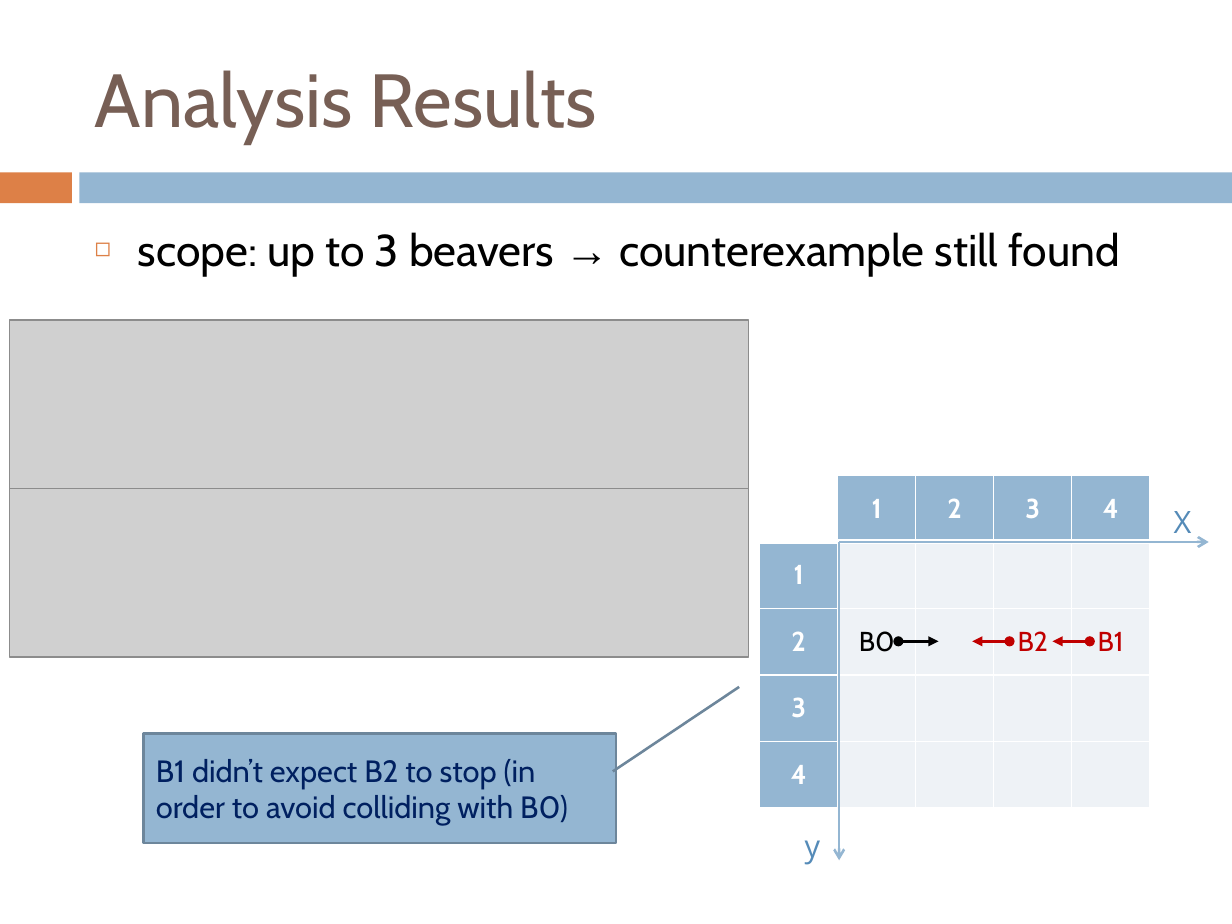
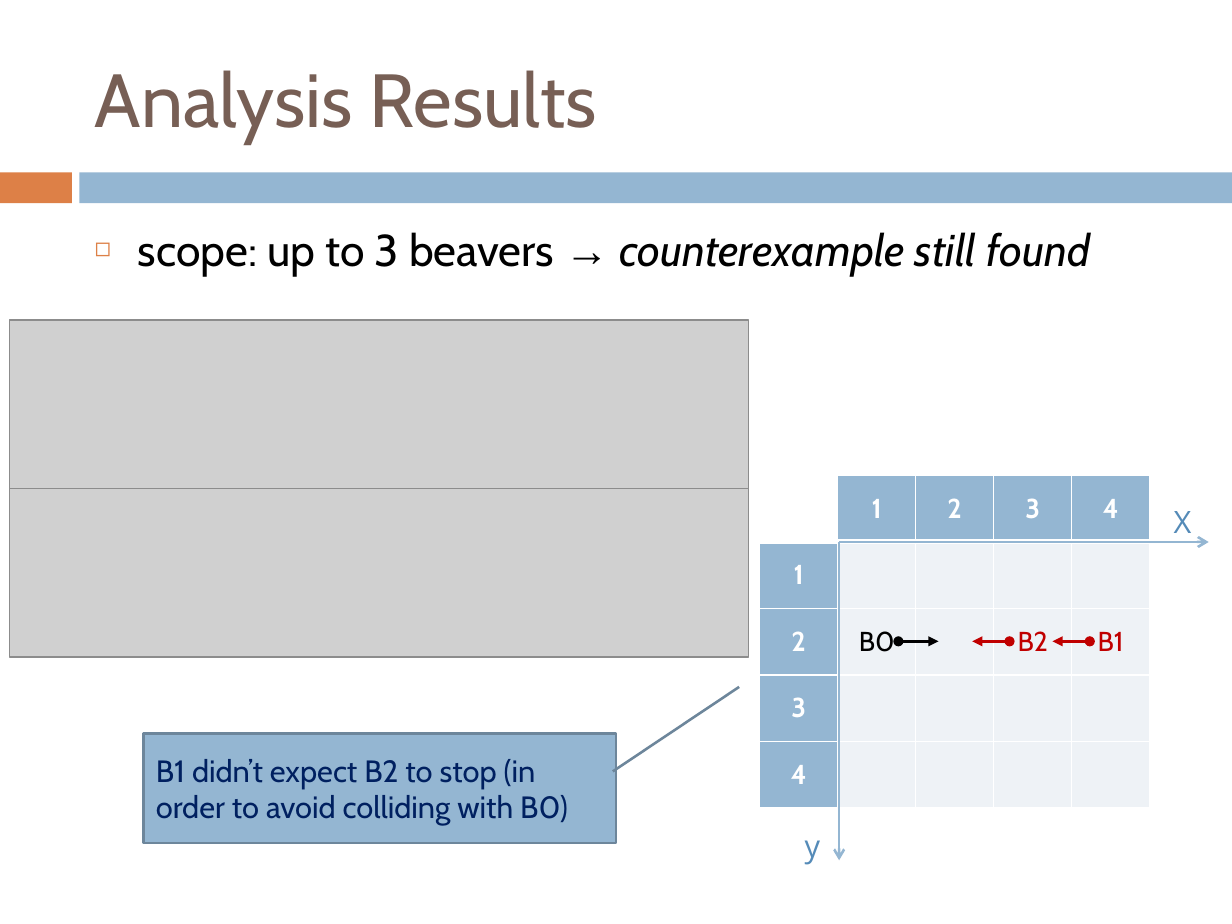
Before and after one commit to webguru412/React-Robots, a slide deck: slide 14 of talks/ppr-14-05-12.pptx. Drawn at 1232x924 pixels with LibreOffice and Linux fonts; fonts in the diff are those of the drawing; grey boxes stand for pictures. Boxes give left, top, right and bottom in pixels: in the first picture for what was removed or moved away, otherwise in the second. Text is boxed around its words. In the diff, an @@ line names an element or a change of style, - is before the commit and + after.

```diff
--- a/talks/ppr-14-05-12.pptx
+++ b/talks/ppr-14-05-12.pptx
@@ text "scope: up to 3 beavers ..." at (138, 232, 1090, 276): italic on in "counterexample still found" @@
```
Also in this commit, not shown: 3 other slides changed, 2 other files.
